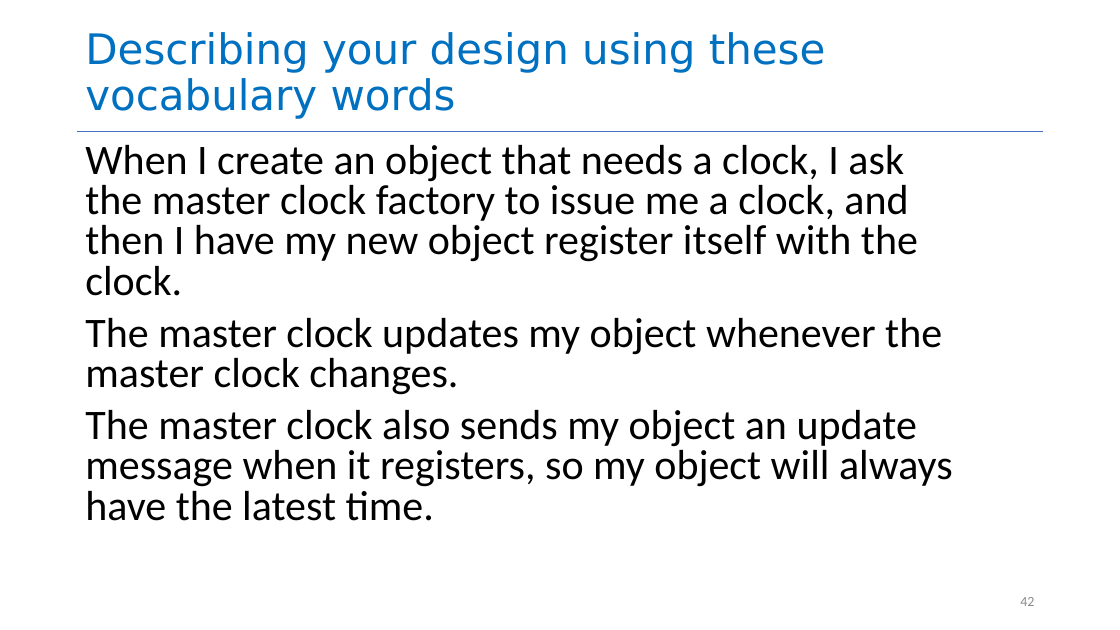
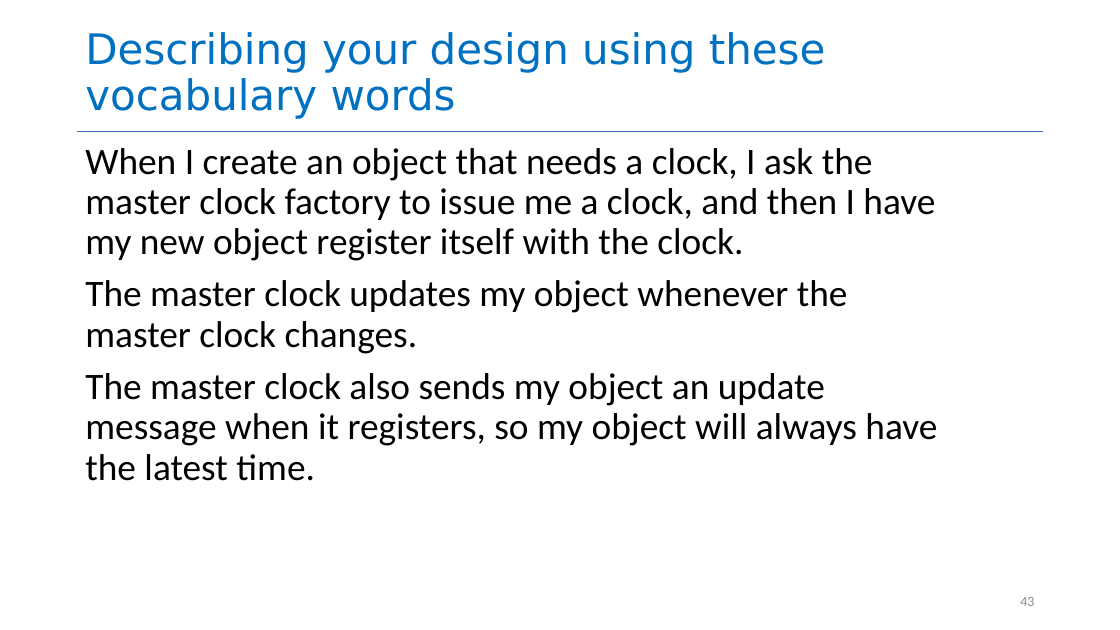
Before and after one commit to neu-se/CS4530-Spring-2025, a slide deck: slide 43 of Slides/Module 05 Interaction-Level Design Patterns.pptx (slide 42 before the commit). Drawn at 1120x630 pixels with LibreOffice and Linux fonts; fonts in the diff are those of the drawing. Boxes give left, top, right and bottom in pixels: in the first picture for what was removed or moved away, otherwise in the second. Text is boxed around its words. In the diff, an @@ line names an element or a change of style, - is before the commit and + after.

```diff
--- a/Slides/Module 05 Interaction-Level Design Patterns.pptx
+++ b/Slides/Module 05 Interaction-Level Design Patterns.pptx
@@ text "When I create an object ..." at <box>85,148,937,481</box>: size 36 to 32 pt; line spacing 0.8 to 0.9 @@
```
Also in this commit, not shown: 5 other slides changed, 1 slide added, 2 other files.
